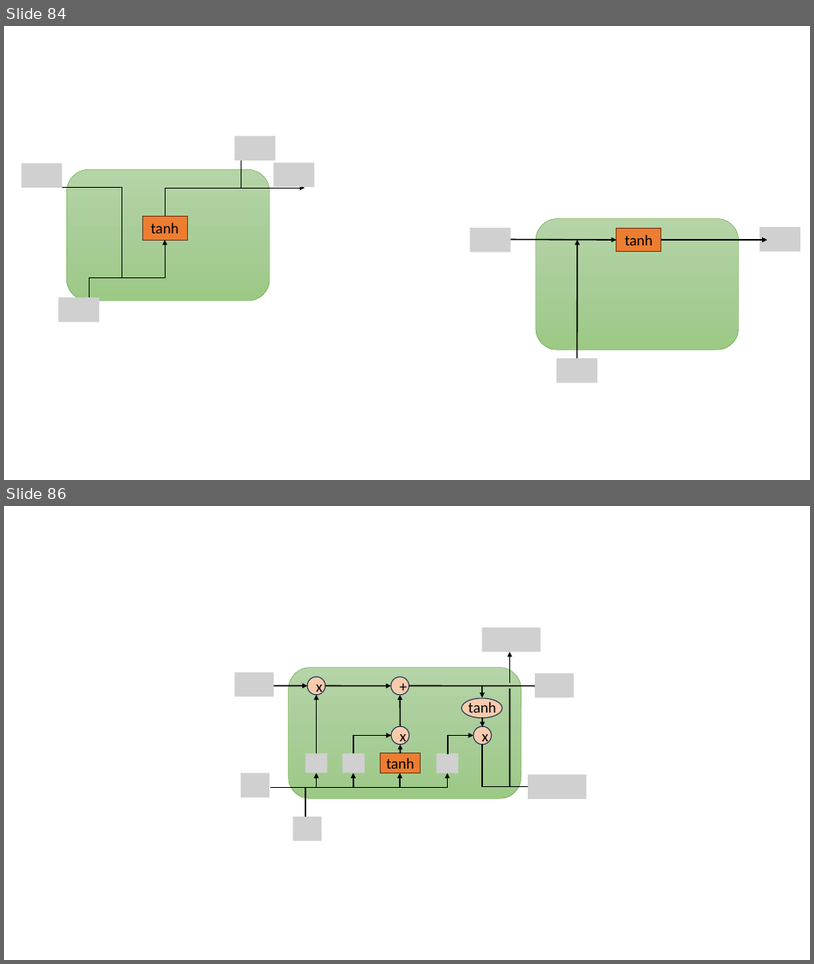
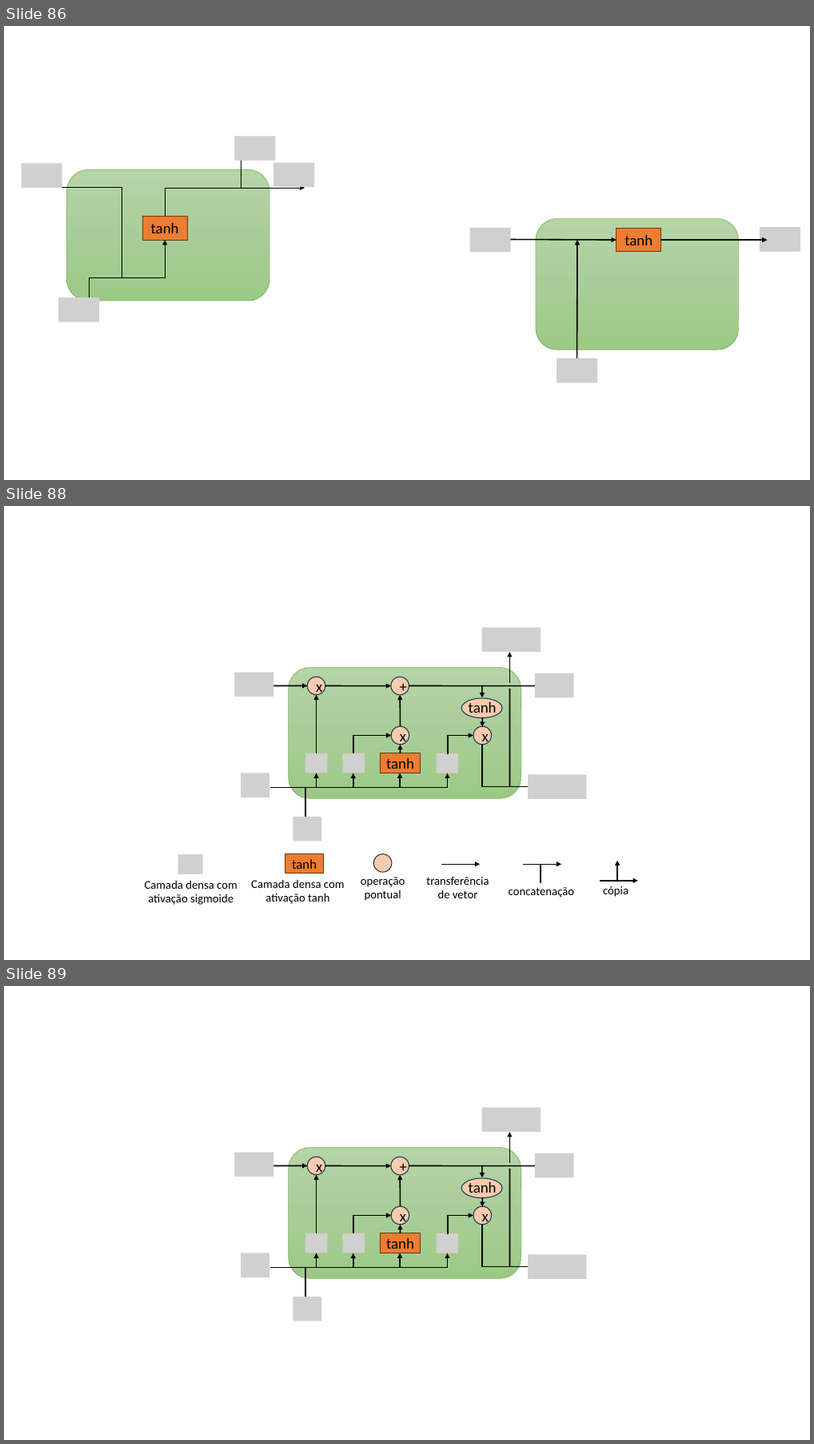
Before and after one commit to zz4fap/c24_inteligencia_artificial, a slide deck: slides/C24_RNN.pptx. Shown one above the other, each under a label of ours: slides 84 and 86 before the commit, slides 86, 88 and 89 after it; the slides between them are not shown. The pictures are 814x964 and 814x1444 pixels, drawn with LibreOffice and Linux fonts; fonts in the diff are those of the drawing; grey boxes stand for pictures. Boxes give left, top, right and bottom in pixels: in the first picture for what was removed or moved away, otherwise in the second. Text is boxed around its words. In the diff, an @@ line names an element or a change of style, - is before the commit and + after.

```diff
--- a/slides/C24_RNN.pptx
+++ b/slides/C24_RNN.pptx
@@ slide 88 added at bbox=[4, 506, 810, 960], background #FFFFFF @@
@@ group added at bbox=[145, 628, 638, 904]: 17 arrows, 10 pictures, 7 texts, 6 ellipses, 4 lines, 3 elbow arrows, 2 rectangles, 1 rounded rectangle @@
+tanh
+tanh
+x
+x
++
+x
+Camada densa com ativação sigmoide
+operação pontual
+transferência de vetor
+concatenação
+cópia
+tanh
+Camada densa com ativação tanh
@@ what was slide 84 is now slide 86 @@
@@ what was slide 86 is now slide 89 @@
```
Also in this commit, not shown: 4 slides changed, 2 other slides added.
